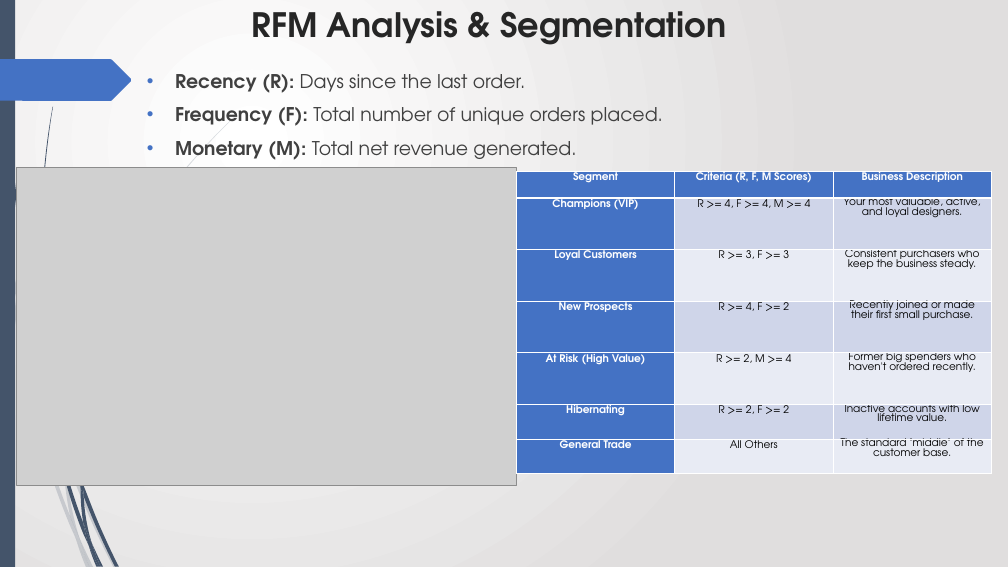
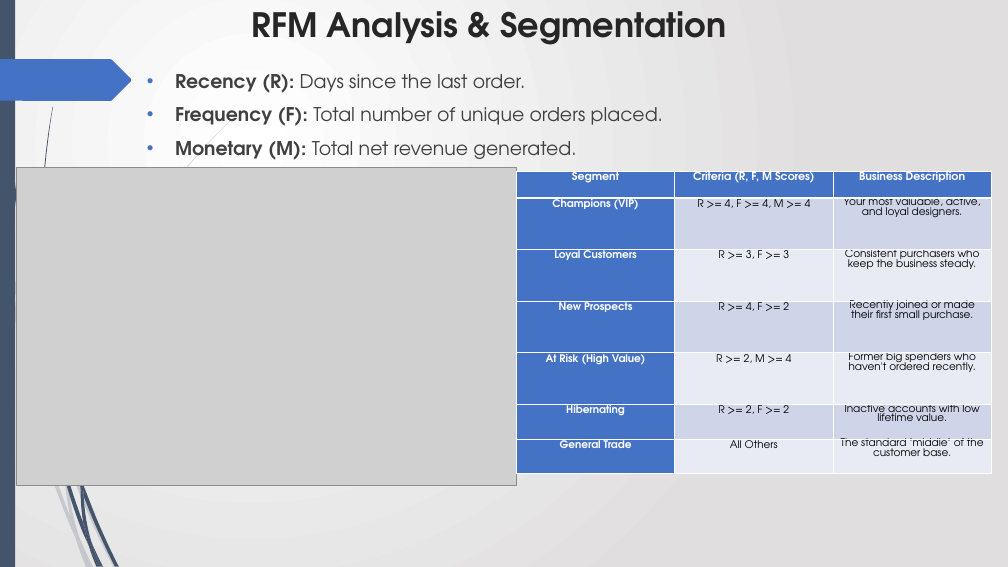
Before and after one commit to Avinash-patnaik/schumacher-customer-segmentation, a slide deck: slide 6 of luxeintelligence.pptx (slide 5 before the commit). Drawn at 1008x567 pixels with LibreOffice and Linux fonts; fonts in the diff are those of the drawing; grey boxes stand for pictures. Boxes give left, top, right and bottom in pixels: in the first picture for what was removed or moved away, otherwise in the second. Text is boxed around its words. In the diff, an @@ line names an element or a change of style, - is before the commit and + after.

```diff
--- a/luxeintelligence.pptx
+++ b/luxeintelligence.pptx
@@ table at box(516, 171, 991, 474) @@
@@ size 10 to 10.5 pt in "Segment", "Criteria (R, F, M Scores)", "Business Description" @@
```
Also in this commit, not shown: 1 other slide changed, 6 slides added, 1 slide removed, 3 other files.
